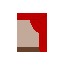
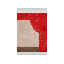
Revision of a layered 64×64 image; what changed, layer by layer:
added layer "Layer 7" (20%) above "Layer 6" over bbox(17, 8, 47, 55)
added layer "Layer 6" above "Layer 5" over bbox(17, 8, 47, 55)
